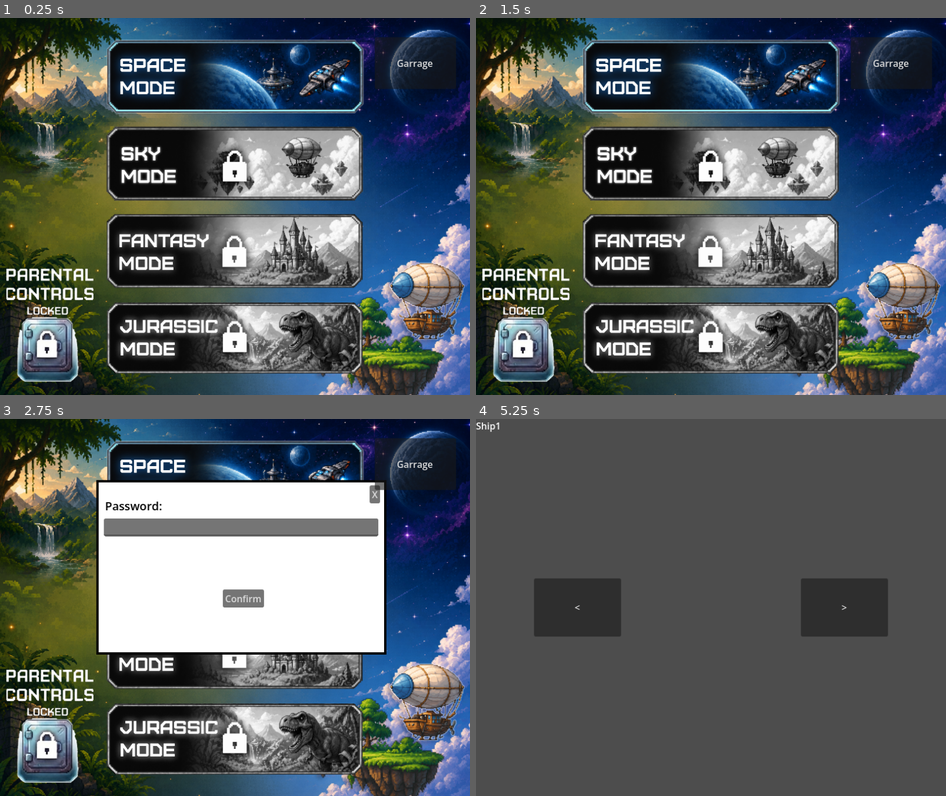
Above: before the commit, frames 1-4 (two rows, left to right).
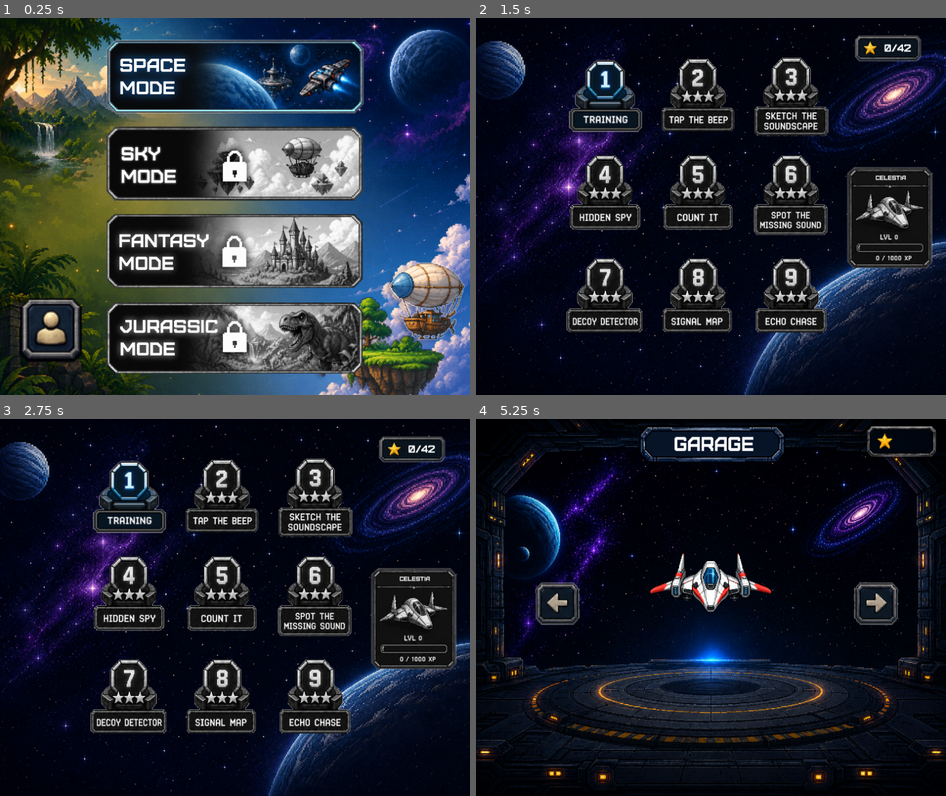
Above: after the commit, the same moments.

Repository: bibyeo/ATTuneonlineGODOT
Game: Godot game, scene res://Scenes/SelectScreen.tscn
The game is run twice, just before and just after one commit, with the same random seed, the same clock (stepped at 60 frames per second) and the same inputs.
Inputs (mouse positions are in pixels of both pictures, inside the frame that each line leads up to):
- Up to frame 1 (0.25 s): no input
- Up to frame 2 (1.5 s): click (711, 82) at 0.5 s; click (607, 97) at 1.27 s
- Up to frame 3 (2.75 s): click (51, 762) at 2.02 s
- Up to frame 4 (5.25 s): click (889, 618) at 2.77 s; click (555, 603) at 3.52 s; click (875, 603) at 4.27 s; click (889, 464) at 5 s, where only the run before the commit has a clickable "Garrage"

The runs differ from the first frame. In frame 1, 4.7% of the frame differs, in the area x 1-96%, y 5-97%; in frame 2, 87%; in frame 3, 90%; in frame 4, 99%, in the area x 0-100%, y 0-100%.

Commit message:
Garage Done

Diff:
--- a/AtTunePrototypeV1/Scenes/SelectScreen.tscn
+++ b/AtTunePrototypeV1/Scenes/SelectScreen.tscn
@@ -8,9 +8,8 @@
 [ext_resource type="Texture2D" uid="uid://cjxvrp8a8iflb" path="res://Assets/Screen 1/fantasy_mode.png" id="6_1wfg6"]
 [ext_resource type="Texture2D" uid="uid://c75eso0v7yasu" path="res://Assets/Screen 1/jurassic_mode.png" id="7_jjcep"]
 [ext_resource type="Texture2D" uid="uid://btt1e58t05qdg" path="res://Assets/Screen 1/balloon.png" id="8_vrply"]
-[ext_resource type="Texture2D" uid="uid://chccbl6n06aug" path="res://Assets/Screen 1/ParentalControlsButton.png" id="9_pej5c"]
+[ext_resource type="Texture2D" uid="uid://d0kp20npcdopy" path="res://Assets/Garage/parent_button.png" id="9_d1pnq"]
 [ext_resource type="Script" uid="uid://c3bvs8y8s1d6l" path="res://Scenes/parental_controls_button.gd" id="10_d1pnq"]
-[ext_resource type="Script" uid="uid://c3e0f8k3m5vx0" path="res://Scenes/garrage_button.gd" id="11_vt3nd"]
 
 [sub_resource type="ButtonGroup" id="ButtonGroup_ogpyo"]
 
@@ -105,25 +104,15 @@
 
 [node name="ParentalControlsButton" type="TextureButton" parent="." unique_id=154762186]
 layout_mode = 0
-offset_left = 11.0
-offset_top = 431.0
-offset_right = 161.0
-offset_bottom = 751.0
-texture_normal = ExtResource("9_pej5c")
+offset_left = 32.0
+offset_top = 479.0
+offset_right = 147.0
+offset_bottom = 594.0
+texture_normal = ExtResource("9_d1pnq")
 ignore_texture_size = true
 stretch_mode = 4
 script = ExtResource("10_d1pnq")
 
-[node name="GarrageButton" type="Button" parent="." unique_id=725809953]
-layout_mode = 0
-offset_left = 646.0
-offset_top = 33.0
-offset_right = 786.0
-offset_bottom = 122.0
-text = "Garrage"
-script = ExtResource("11_vt3nd")
-
 [connection signal="button_down" from="SpaceModeButton" to="SpaceModeButton" method="_on_button_down"]
 [connection signal="button_down" from="ParentalControlsButton" to="SpaceModeButton" method="_on_parental_controls_button_down"]
 [connection signal="button_down" from="ParentalControlsButton" to="ParentalControlsButton" method="_on_button_down"]
-[connection signal="button_down" from="GarrageButton" to="GarrageButton" method="_on_button_down"]
--- a/AtTunePrototypeV1/Scenes/SpaceModeButton.gd
+++ b/AtTunePrototypeV1/Scenes/SpaceModeButton.gd
@@ -1,16 +1,4 @@
 extends TextureButton
 
-# Called when the node enters the scene tree for the first time.
-func _ready() -> void:
-	pass # Replace with function body.
-
-
-# Called every frame. 'delta' is the elapsed time since the previous frame.
-func _process(delta: float) -> void:
-	pass
-
-
 func _on_button_down() -> void:
-	#get_tree().change_scene("PUT SCENE HERE")
-	print("SpaceModeButtonPressed")
-	pass
+	get_tree().change_scene_to_file("res://Scenes/space_level_select.tscn")
--- a/AtTunePrototypeV1/Scenes/garrage.gd
+++ b/AtTunePrototypeV1/Scenes/garrage.gd
@@ -4,10 +4,11 @@
 var ship2 = preload("res://Scenes/ship_2.tscn");
 var ship3 = preload("res://Scenes/ship_3.tscn");
 var ship4 = preload("res://Scenes/ship_4.tscn");
-var ships = [ship1,ship2,ship3,ship4]
+var ship5 = preload("res://Scenes/ship_5.tscn")
+var ships = [ship1,ship2,ship3,ship4,ship5]
 var index = 0;
-var numShips = 4;
-var shipPosition = Vector2 (0,0);
+var numShips = 5;
+var shipPosition = Vector2 (283,200);
 var currentShip;
 
 func _ready() -> void:
@@ -29,3 +30,7 @@
 func _on_right_button_button_down() -> void:
 	index = (index + 1) % numShips
 	newShip()
+
+
+func _on_button_down() -> void:
+	pass # Replace with function body.
--- a/AtTunePrototypeV1/Scenes/garrage.tscn
+++ b/AtTunePrototypeV1/Scenes/garrage.tscn
@@ -1,6 +1,8 @@
 [gd_scene format=3 uid="uid://uviet5m2fw65"]
 
 [ext_resource type="Script" uid="uid://dhs62a6iwbs5l" path="res://Scenes/garrage.gd" id="1_ubrd6"]
+[ext_resource type="Texture2D" uid="uid://dx28q8i02vu3i" path="res://Assets/Garage/background.png" id="2_48f2c"]
+[ext_resource type="Texture2D" uid="uid://cqhfudiryx0rn" path="res://Assets/Screen 3/back.png" id="3_48f2c"]
 
 [node name="Garrage" type="Control" unique_id=1851975263]
 layout_mode = 3
@@ -12,23 +14,29 @@
 mouse_filter = 1
 script = ExtResource("1_ubrd6")
 
-[node name="LeftButton" type="Button" parent="." unique_id=1075516696]
+[node name="Background" type="TextureRect" parent="." unique_id=1105897761]
+layout_mode = 0
+offset_right = 810.0
+offset_bottom = 648.0
+texture = ExtResource("2_48f2c")
+expand_mode = 1
+
+[node name="LeftButton" type="TextureButton" parent="." unique_id=483064576]
 layout_mode = 0
 offset_left = 100.0
-offset_top = 274.0
-offset_right = 250.0
-offset_bottom = 374.0
-text = "<
-"
+offset_top = 280.0
+offset_right = 180.0
+offset_bottom = 356.0
+texture_normal = ExtResource("3_48f2c")
 
-[node name="RightButton" type="Button" parent="." unique_id=1305535879]
+[node name="RightButton" type="TextureButton" parent="." unique_id=855525114]
 layout_mode = 0
-offset_left = 560.0
-offset_top = 274.0
-offset_right = 710.0
-offset_bottom = 374.0
-text = ">
-"
+offset_left = 650.0
+offset_top = 280.0
+offset_right = 730.0
+offset_bottom = 356.0
+texture_normal = ExtResource("3_48f2c")
+flip_h = true
 
 [connection signal="button_down" from="LeftButton" to="." method="_on_left_button_button_down"]
 [connection signal="button_down" from="RightButton" to="." method="_on_right_button_button_down"]
--- a/AtTunePrototypeV1/Scenes/ship_1.tscn
+++ b/AtTunePrototypeV1/Scenes/ship_1.tscn
@@ -1,4 +1,6 @@
 [gd_scene format=3 uid="uid://s5qcqehoa5ob"]
+
+[ext_resource type="Texture2D" uid="uid://5xp22xn4240y" path="res://Assets/Garage/celestia.png" id="1_ur2av"]
 
 [node name="Ship1" type="Control" unique_id=1866559615]
 layout_mode = 3
@@ -9,8 +11,8 @@
 grow_vertical = 2
 mouse_filter = 1
 
-[node name="Label" type="Label" parent="." unique_id=1398013976]
+[node name="TextureRect" type="TextureRect" parent="." unique_id=1771190504]
 layout_mode = 0
 offset_right = 40.0
-offset_bottom = 23.0
-text = "Ship1"
+offset_bottom = 40.0
+texture = ExtResource("1_ur2av")
--- a/AtTunePrototypeV1/Scenes/ship_2.tscn
+++ b/AtTunePrototypeV1/Scenes/ship_2.tscn
@@ -1,4 +1,6 @@
 [gd_scene format=3 uid="uid://yxqvwupmw6ju"]
+
+[ext_resource type="Texture2D" uid="uid://blduf6grndix5" path="res://Assets/Garage/ember.png" id="1_t86e8"]
 
 [node name="ship2" type="Control" unique_id=973837121]
 layout_mode = 3
@@ -9,8 +11,8 @@
 grow_vertical = 2
 mouse_filter = 1
 
-[node name="Label" type="Label" parent="." unique_id=1266406121]
+[node name="TextureRect" type="TextureRect" parent="." unique_id=1519076150]
 layout_mode = 0
 offset_right = 40.0
-offset_bottom = 23.0
-text = "Ship2"
+offset_bottom = 40.0
+texture = ExtResource("1_t86e8")
--- a/AtTunePrototypeV1/Scenes/ship_3.tscn
+++ b/AtTunePrototypeV1/Scenes/ship_3.tscn
@@ -1,4 +1,6 @@
 [gd_scene format=3 uid="uid://c5c88sp2avv52"]
+
+[ext_resource type="Texture2D" uid="uid://diq83csslvlt3" path="res://Assets/Garage/cinder.png" id="1_8lev6"]
 
 [node name="ship3" type="Control" unique_id=2140701280]
 layout_mode = 3
@@ -9,8 +11,8 @@
 grow_vertical = 2
 mouse_filter = 1
 
-[node name="Label" type="Label" parent="." unique_id=2022604910]
+[node name="TextureRect" type="TextureRect" parent="." unique_id=513973269]
 layout_mode = 0
 offset_right = 40.0
-offset_bottom = 23.0
-text = "Ship3"
+offset_bottom = 40.0
+texture = ExtResource("1_8lev6")
--- a/AtTunePrototypeV1/Scenes/ship_4.tscn
+++ b/AtTunePrototypeV1/Scenes/ship_4.tscn
@@ -1,4 +1,6 @@
 [gd_scene format=3 uid="uid://ufle0dv56nuh"]
+
+[ext_resource type="Texture2D" uid="uid://brnta8mgumok" path="res://Assets/Garage/vantage.png" id="1_aqsg4"]
 
 [node name="ship4" type="Control" unique_id=1299161410]
 layout_mode = 3
@@ -9,8 +11,8 @@
 grow_vertical = 2
 mouse_filter = 1
 
-[node name="Label" type="Label" parent="." unique_id=1690794755]
+[node name="TextureRect" type="TextureRect" parent="." unique_id=1501069922]
 layout_mode = 0
 offset_right = 40.0
-offset_bottom = 23.0
-text = "Ship4"
+offset_bottom = 40.0
+texture = ExtResource("1_aqsg4")
--- /dev/null
+++ b/AtTunePrototypeV1/Scenes/ship_5.tscn
@@ -0,0 +1,17 @@
+[gd_scene format=3 uid="uid://co2v1ja26qbb8"]
+
+[ext_resource type="Texture2D" uid="uid://diacigokpwn2p" path="res://Assets/Garage/nightshade.png" id="1_m8t28"]
+
+[node name="ship_5" type="Control" unique_id=1371259042]
+layout_mode = 3
+anchors_preset = 15
+anchor_right = 1.0
+anchor_bottom = 1.0
+grow_horizontal = 2
+grow_vertical = 2
+
+[node name="TextureRect" type="TextureRect" parent="." unique_id=2020038735]
+layout_mode = 0
+offset_right = 40.0
+offset_bottom = 40.0
+texture = ExtResource("1_m8t28")
--- /dev/null
+++ b/AtTunePrototypeV1/Scenes/space_level_select.tscn
@@ -0,0 +1,51 @@
+[gd_scene format=3 uid="uid://3mar6yl52m8b"]
+
+[ext_resource type="Texture2D" uid="uid://prm2qp5hcdoa" path="res://Assets/Screen 2/background_horizontal.png" id="1_otqxx"]
+[ext_resource type="Texture2D" uid="uid://c3fkri40v0box" path="res://Assets/Screen 2/levels.png" id="2_n0emx"]
+[ext_resource type="Texture2D" uid="uid://db82js7th3tmy" path="res://Assets/Screen 2/lv1.png" id="3_lj281"]
+[ext_resource type="Script" uid="uid://c3e0f8k3m5vx0" path="res://Scenes/garrage_button.gd" id="4_n0emx"]
+
+[node name="SpaceLevelSelect" type="Control" unique_id=62907779]
+layout_mode = 3
+anchors_preset = 15
+anchor_right = 1.0
+anchor_bottom = 1.0
+grow_horizontal = 2
+grow_vertical = 2
+
+[node name="Background" type="TextureRect" parent="." unique_id=2025379573]
+layout_mode = 0
+offset_right = 810.0
+offset_bottom = 648.0
+texture = ExtResource("1_otqxx")
+expand_mode = 1
+stretch_mode = 4
+
+[node name="Levels" type="TextureRect" parent="." unique_id=120335557]
+layout_mode = 0
+offset_right = 810.0
+offset_bottom = 648.0
+texture = ExtResource("2_n0emx")
+expand_mode = 1
+stretch_mode = 4
+
+[node name="Level1Button" type="TextureButton" parent="." unique_id=627679637]
+layout_mode = 0
+offset_left = 157.0
+offset_top = 69.0
+offset_right = 375.0
+offset_bottom = 281.0
+scale = Vector2(0.61, 0.61)
+texture_normal = ExtResource("3_lj281")
+stretch_mode = 4
+
+[node name="GarageButton" type="Button" parent="." unique_id=735196061]
+layout_mode = 0
+offset_left = 643.0
+offset_top = 260.0
+offset_right = 783.0
+offset_bottom = 430.0
+flat = true
+script = ExtResource("4_n0emx")
+
+[connection signal="button_down" from="GarageButton" to="GarageButton" method="_on_button_down"]
Binary file added: AtTunePrototypeV1/Assets/Garage/background.png
Not shown, added: AtTunePrototypeV1/Assets/Garage/background.png.import
Binary file added: AtTunePrototypeV1/Assets/Garage/celestia.png
Not shown, added: AtTunePrototypeV1/Assets/Garage/celestia.png.import
Binary file added: AtTunePrototypeV1/Assets/Garage/cinder.png
Not shown, added: AtTunePrototypeV1/Assets/Garage/cinder.png.import
Binary file added: AtTunePrototypeV1/Assets/Garage/currentship.png
Not shown, added: AtTunePrototypeV1/Assets/Garage/currentship.png.import
Binary file added: AtTunePrototypeV1/Assets/Garage/ember.png
Not shown, added: AtTunePrototypeV1/Assets/Garage/ember.png.import
Binary file added: AtTunePrototypeV1/Assets/Garage/exhaust_red/_a_Layer 1.png
Not shown, added: AtTunePrototypeV1/Assets/Garage/exhaust_red/_a_Layer 1.png.import
(and 32 more such lines)
